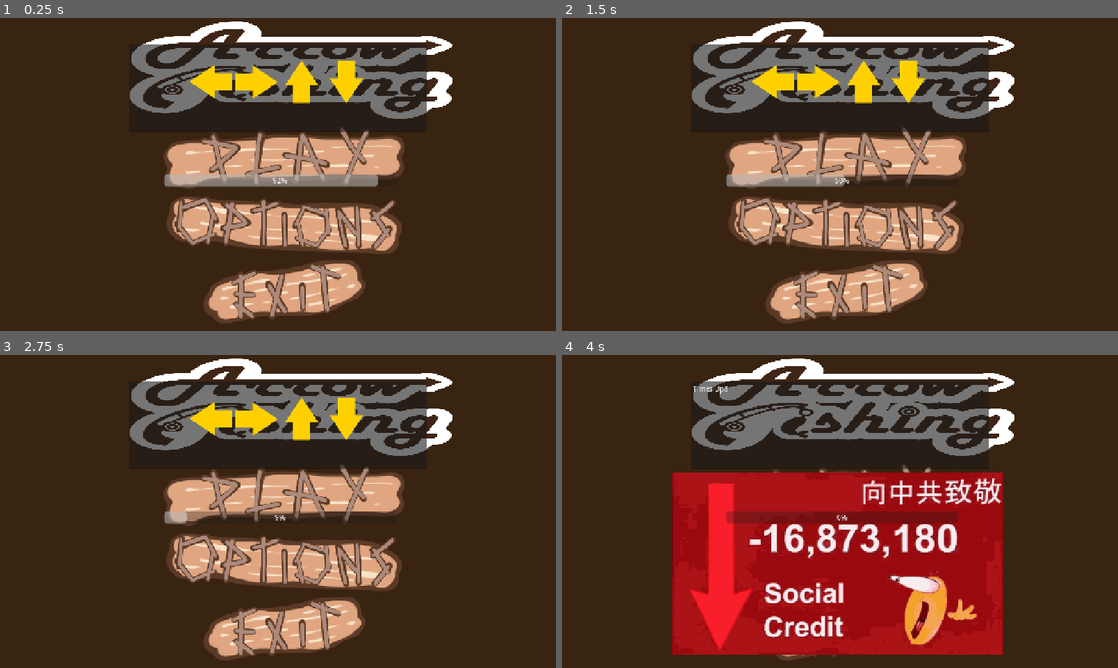
Above: before the commit, frames 1-4 (two rows, left to right).
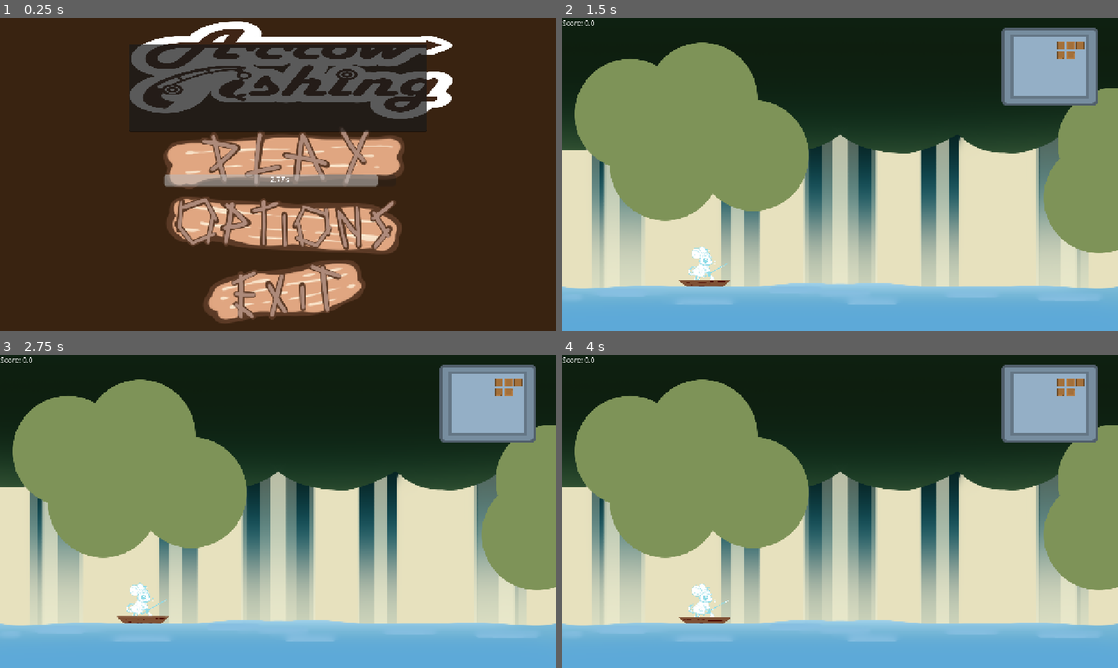
Above: after the commit, the same moments.

Repository: Meoah/Team-Awesome
Game: Godot game, scene res://scenes/ui/arrows.tscn
Two runs of this game, one before a commit and one after it. Both use one fixed random seed, a clock stepped at 60 frames per second and the inputs below. This scene is started directly instead of the project's main scene.
Inputs (mouse positions are in pixels of both pictures, inside the frame that each line leads up to):
- Up to frame 1 (0.25 s): no input
- Up to frame 2 (1.5 s): click (845, 158) at 0.5 s; click (845, 158) at 1.25 s
- Up to frame 3 (2.75 s): click (283, 495) at 2 s
- Up to frame 4 (4 s): click (845, 561) at 2.75 s; click (845, 633) at 3.52 s

The runs differ from the first frame. In frame 1, 6.6% of the frame differs, in the area x 23-77%, y 8-53%; in frame 2, 96%; in frame 3, 96%; in frame 4, 97%, in the area x 0-100%, y 0-100%.
Error after the commit: Invalid access to property or key 'inventory' on a base object of type 'Node (inventory.gd)'. (res://scripts/ui/inventory_ui.gd:18)

Commit message:
Darven and Li bugfixing

Diff:
--- a/project.godot
+++ b/project.godot
@@ -11,7 +11,7 @@
 [application]
 
 config/name="ArrowFishing"
-run/main_scene="uid://bs6fqe1euvjxa"
+run/main_scene="uid://cse3lh8hmmmvr"
 config/features=PackedStringArray("4.5", "GL Compatibility")
 config/icon="res://icon.svg"
 
--- a/scenes/default.tscn
+++ b/scenes/default.tscn
@@ -3,7 +3,7 @@
 [sub_resource type="LabelSettings" id="LabelSettings_qi1hx"]
 font_size = 72
 
-[node name="Default" type="Control"]
+[node name="default" type="Control"]
 layout_mode = 3
 anchors_preset = 15
 anchor_right = 1.0
--- a/scenes/ui/arrows.tscn
+++ b/scenes/ui/arrows.tscn
@@ -68,7 +68,10 @@
 time = 2.25
 metadata/_custom_type_script = "uid://mc3jtnmgq6ns"
 
-[node name="Arrows" type="Node" node_paths=PackedStringArray("input_string", "reaction", "timer", "progress_bar")]
+[node name="Arrows" type="Control" node_paths=PackedStringArray("input_string", "reaction", "timer", "progress_bar")]
+process_mode = 3
+layout_mode = 3
+anchors_preset = 0
 script = ExtResource("1_0iavb")
 input_string = NodePath("TextEdit")
 reaction = NodePath("Reaction")
@@ -85,14 +88,13 @@
 "Up": ExtResource("11_xp8ps")
 })
 
-[node name="Camera2D" type="Camera2D" parent="."]
-position = Vector2(640, 360)
-
 [node name="TextEdit" type="TextEdit" parent="."]
+layout_mode = 0
 offset_left = 297.0
 offset_top = 60.0
 offset_right = 983.0
 offset_bottom = 262.0
+editable = false
 script = ExtResource("2_n3w4c")
 
 [node name="Reaction" type="Sprite2D" parent="."]
@@ -100,19 +102,26 @@
 scale = Vector2(0.6746573, 0.6708732)
 
 [node name="ProgressBar" type="ProgressBar" parent="."]
+layout_mode = 0
 offset_left = 378.0
 offset_top = 360.0
 offset_right = 911.0
 offset_bottom = 387.0
+show_percentage = false
+
+[node name="Label" type="Label" parent="ProgressBar"]
+layout_mode = 1
+anchors_preset = 15
+anchor_right = 1.0
+anchor_bottom = 1.0
+grow_horizontal = 2
+grow_vertical = 2
+text = "5.0 s"
+horizontal_alignment = 1
 
 [node name="Timer" type="Timer" parent="."]
+process_mode = 3
 one_shot = true
-
-[node name="ArrowOrigin" type="Marker2D" parent="."]
-position = Vector2(306, 159)
-
-[node name="ArrowLoader" type="Marker2D" parent="."]
-gizmo_extents = 19.2
 
 [node name="ArrowSprite" type="Sprite2D" parent="."]
 unique_name_in_owner = true
@@ -133,7 +142,7 @@
 script = ExtResource("18_63o2f")
 
 [node name="Control" type="Control" parent="."]
-layout_mode = 3
+layout_mode = 1
 anchors_preset = 15
 anchor_right = 1.0
 anchor_bottom = 1.0
--- a/scripts/game/daytime_main.gd
+++ b/scripts/game/daytime_main.gd
@@ -56,13 +56,9 @@
 		$FISH.play("FISH!") #Plays FISH! Animation
 		await get_tree().create_timer(1).timeout
 		if fishingMinigameScene:
-			var minigame = fishingMinigameScene.instantiate()
-			add_child(minigame)
+			GameManager.popup_queue.show_popup(BasePopup.POPUP_TYPE.ARROWUI, {"flags" = BasePopup.POPUP_FLAG.WILL_PAUSE})
 
 	MC.global_position.y = MCOriginY + sin(boatTimer * 4.0) * 2.0
-
-
-
 
 
 func _on_water_body_entered(body: Node2D) -> void:
--- a/scripts/states/game/pause_state.gd
+++ b/scripts/states/game/pause_state.gd
@@ -12,8 +12,7 @@
 func enter(previous_state: State, data: Dictionary = {}) -> void:
 	super.enter(previous_state, data)
 	signal_paused.emit()
-
-	Engine.time_scale = 0.0
+	GameManager.get_tree().paused = true
 
 func exit(_next_state : State) -> void:
-	Engine.time_scale = 1.0
+	GameManager.get_tree().paused = false
--- a/scripts/ui/arrows.gd
+++ b/scripts/ui/arrows.gd
@@ -1,4 +1,5 @@
-extends Node
+extends BasePopup
+class_name ArrowUIPopup
 
 @export var input_string : TextEdit #Accessing TextEdit box
 @export var reaction : Sprite2D #Accessing Sprite2D for reaction image
@@ -147,12 +148,14 @@
 	set_process_input(true)
 
 
+
 #Countdowns the progress bar
-func _physics_process(_delta):
+func _process(_delta):
 	progress_bar.value = timer.time_left
+	$ProgressBar/Label.set_text("%.2f s" % timer.time_left)
 	if cleared:
 		timer.set_paused(true)
-	pass
+
 #Time runout
 func _on_timer_timeout() -> void:
 	fail() # Replace with function body.
--- a/scripts/ui/pop_ups/base_popup.gd
+++ b/scripts/ui/pop_ups/base_popup.gd
@@ -5,6 +5,7 @@
 enum POPUP_TYPE{
 	GENERIC,
 	PAUSE,
+	ARROWUI,
 	HUD
 }
 
--- a/scripts/ui/pop_ups/popup_library.gd
+++ b/scripts/ui/pop_ups/popup_library.gd
@@ -5,6 +5,7 @@
 const _BLOCKER = preload("res://scenes/ui/pop_ups/blocker.tscn")
 const _GENERIC = preload("res://scenes/ui/pop_ups/generic_popup.tscn")
 const _PAUSE = preload("res://scenes/ui/pop_ups/pause_popup.tscn")
+const _ARROWUI = preload("res://scenes/ui/arrows.tscn")
 
 # Returns a popup with desired parameters if requested.
 static func create_popup(popup_type: int, params: Dictionary = {}) -> BasePopup:
@@ -13,6 +14,8 @@
 
 	# Look for the requested popup and instantiate it.
 	match popup_type:
+		BasePopup.POPUP_TYPE.ARROWUI:
+			popup = _ARROWUI.instantiate()
 		BasePopup.POPUP_TYPE.PAUSE: #TODO Pause Menu. This is here for demonstration purposes.
 			popup = _PAUSE.instantiate()
 		_: # Default
